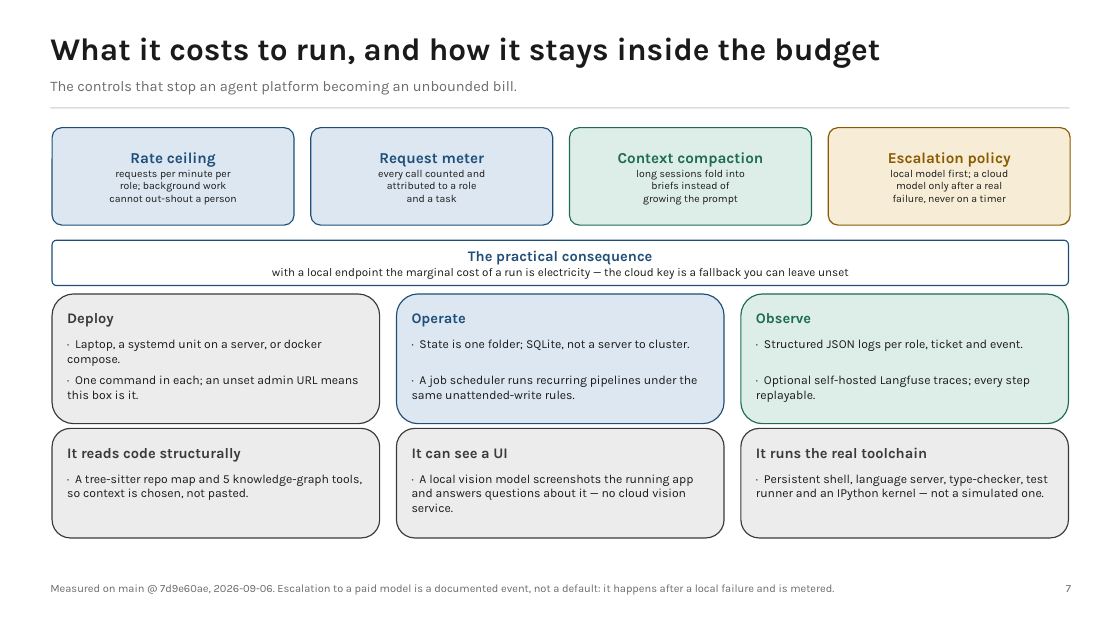
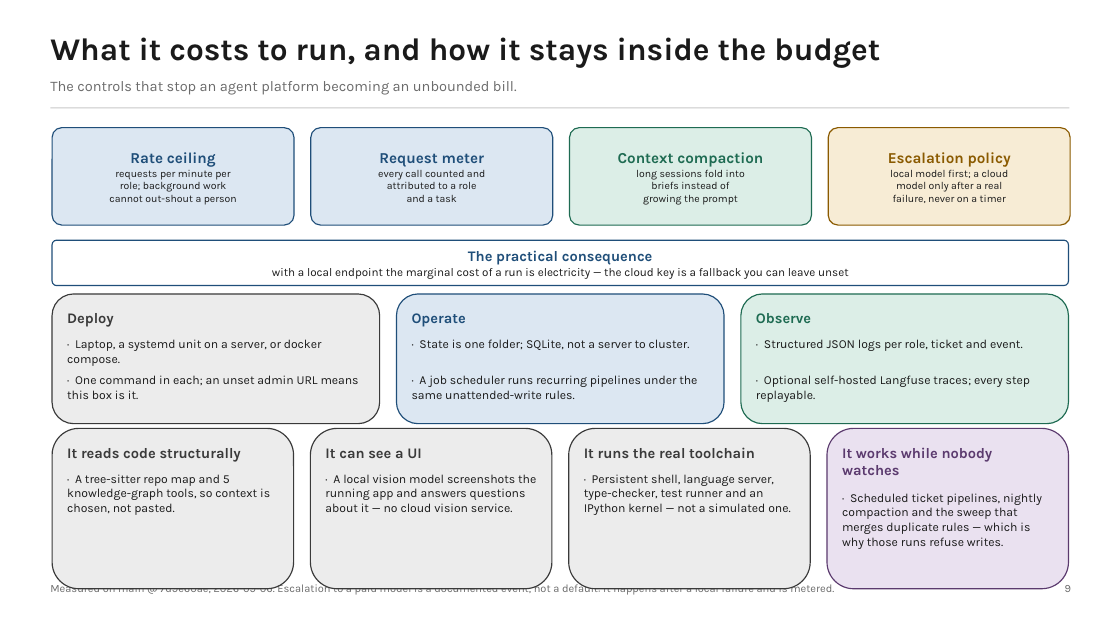
Before and after one commit to Manikanta-Reddy-Pasala/AIForgeCrew, a slide deck: slide 9 of docs/AIForgeCrew-CTO-Summary.pptx (slide 7 before the commit). Drawn at 1120x630 pixels with LibreOffice and Linux fonts; fonts in the diff are those of the drawing. Boxes give left, top, right and bottom in pixels: in the first picture for what was removed or moved away, otherwise in the second. Text is boxed around its words. In the diff, an @@ line names an element or a change of style, - is before the commit and + after.

```diff
--- a/docs/AIForgeCrew-CTO-Summary.pptx
+++ b/docs/AIForgeCrew-CTO-Summary.pptx
@@ rounded rectangle: place and size @@
-rounded rectangle at [52,429,380,538]
+rounded rectangle at [52,429,294,589]
@@ rounded rectangle: place and size @@
-rounded rectangle at [397,429,724,538]
+rounded rectangle at [310,429,552,589]
@@ text "It can see a UI": place and size @@
-text "It can see a UI" at [412,448,507,458]
+text "It can see a UI" at [325,448,421,458]
@@ rounded rectangle: place and size @@
-rounded rectangle at [741,429,1069,538]
+rounded rectangle at [569,429,811,589]
@@ text "It runs the real toolchain": place and size @@
-text "It runs the real toolchain" at [756,447,927,458]
+text "It runs the real toolchain" at [584,447,755,458]
@@ rounded rectangle added at [828,429,1070,589], fill #EAE1F0, outline #5B3A6E 1 pt @@
@@ text added at [842,447,993,475], 12.5 pt, text #5B3A6E, bold @@
+It works while nobody watches
@@ text "· A tree-sitter repo map ..." rewrapped from [67,474,362,500] to [67,474,270,515] @@
@@ text "· A local vision model ..." rewrapped from [412,474,693,512] to [325,474,536,512] @@
@@ text "· Persistent shell, language server, ..." rewrapped from [756,474,1048,500] to [584,474,790,515] @@
@@ text added at [842,493,1042,549], 10.5 pt, text #1A1A1A @@
+· Scheduled ticket pipelines, nightly compaction and the sweep that merges duplicate rules — which is why those runs refuse writes.
@@ text at [1065,585,1071,592]: text changed @@
-7
+9
```
Also in this commit, not shown: 7 other slides changed, 4 slides added, 1 other file.
